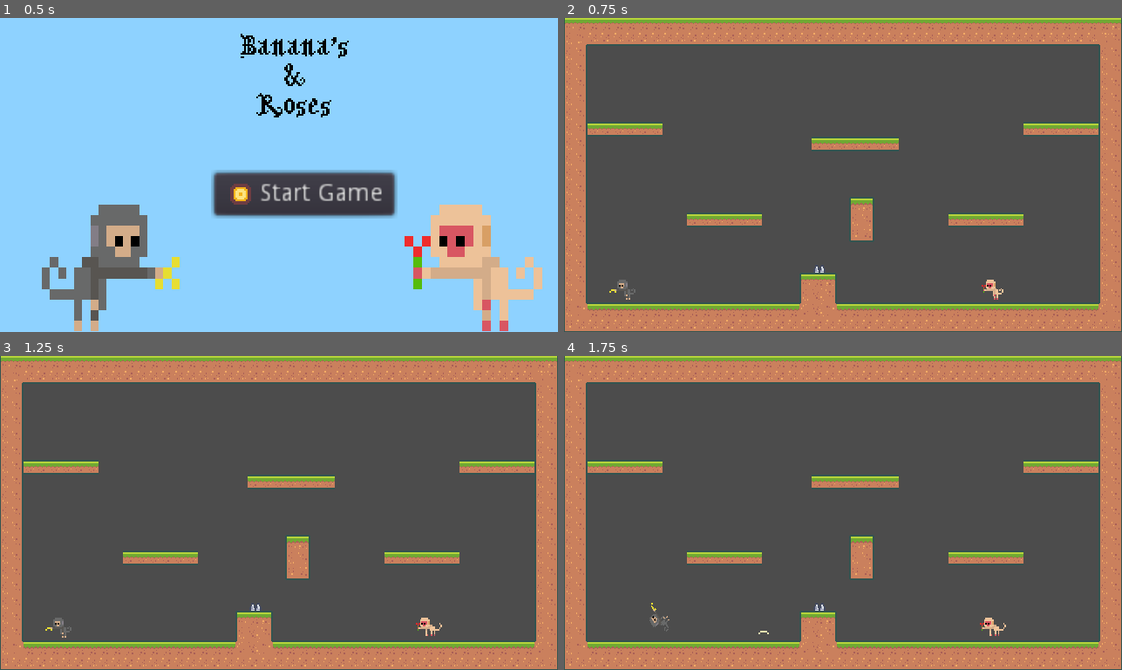
Above: before the commit, frames 1-4 (two rows, left to right).
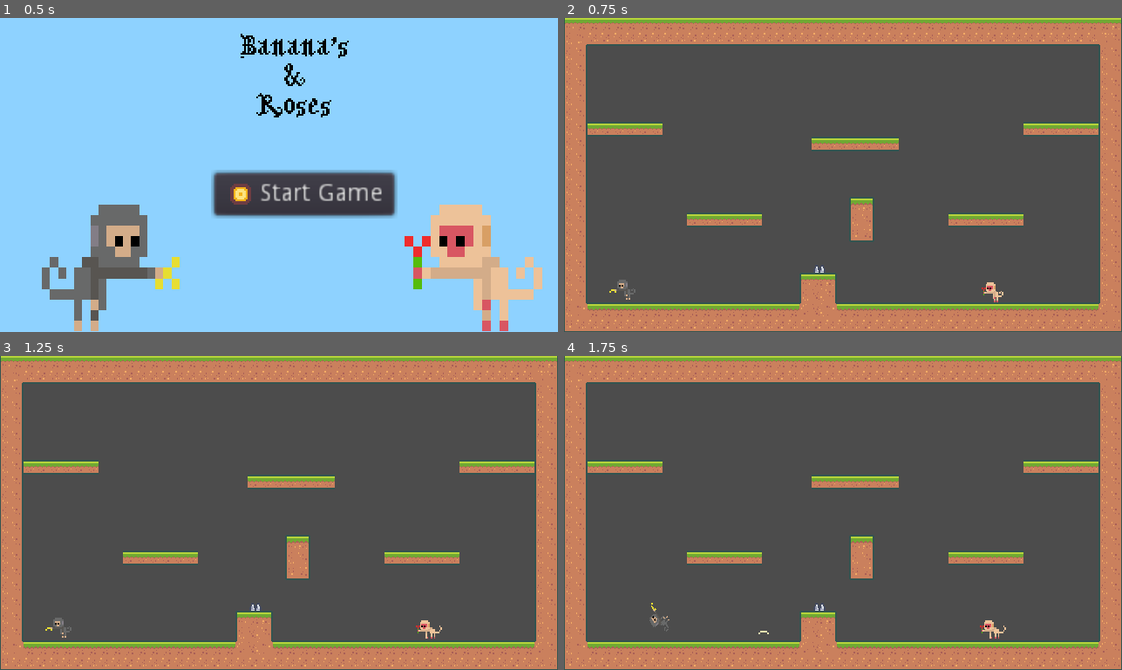
Above: after the commit, the same moments.

Repository: lWardenl/Godot-Platformer2D
Game: Godot game, scene res://Assets/Scenes/MainMenu.tscn
Two runs of this game, one before a commit and one after it. Both use one fixed random seed, a clock stepped at 60 frames per second and the inputs below.
Inputs:
- Up to frame 1 (0.5 s): no input
- Up to frame 2 (0.75 s): click "Start Game" at 0.5 s
- Up to frame 3 (1.25 s): no input
- Up to frame 4 (1.75 s): hold D (move_right) from 1.28 s (still down); tap G (shoot) at 1.35 s; tap F (jump) at 1.52 s

Frame 1 is identical in both runs. In frame 2, 0.1% of the frame differs, in the area x 74-79%, y 83-91%; in frame 3, 0.1%, in the area x 74-80%, y 83-90%; in frame 4, 0.1%.

Commit message:
Fixed WinUI location

Diff:
--- a/Assets/Scenes/Coin.tscn
+++ b/Assets/Scenes/Coin.tscn
@@ -89,4 +89,5 @@
 
 [node name="AnimatedSprite" type="AnimatedSprite" parent="."]
 frames = SubResource( 1 )
+frame = 1
 playing = true
--- a/Assets/Scenes/Player.tscn
+++ b/Assets/Scenes/Player.tscn
@@ -37,7 +37,7 @@
 radius = 7.51665
 
 [sub_resource type="RectangleShape2D" id=4]
-extents = Vector2( 5, 4.75 )
+extents = Vector2( 5, 5.5 )
 
 [node name="Player2" type="KinematicBody2D" groups=["player"]]
 scale = Vector2( 2, 2 )
--- a/Assets/Scenes/Player2.tscn
+++ b/Assets/Scenes/Player2.tscn
@@ -10,13 +10,13 @@
 [ext_resource path="res://Assets/Sprites/Players/Player 2/attack.png" type="Texture" id=8]
 [ext_resource path="res://Assets/Sprites/Players/Player 2/emty.png" type="Texture" id=9]
 
-[sub_resource type="RectangleShape2D" id=3]
-extents = Vector2( 4.25, 5 )
+[sub_resource type="CircleShape2D" id=3]
+radius = 8.90859
 
 [sub_resource type="SpriteFrames" id=2]
 animations = [ {
 "frames": [ ExtResource( 8 ), ExtResource( 9 ) ],
-"loop": true,
+"loop": false,
 "name": "Attack",
 "speed": 5.0
 }, {
@@ -36,8 +36,8 @@
 "speed": 11.0
 } ]
 
-[sub_resource type="CircleShape2D" id=4]
-radius = 7.51665
+[sub_resource type="RectangleShape2D" id=4]
+extents = Vector2( 5.0285, 5.679 )
 
 [node name="Player" type="KinematicBody2D" groups=["player"]]
 scale = Vector2( 2, 2 )
--- a/Assets/Scenes/Rose.tscn
+++ b/Assets/Scenes/Rose.tscn
@@ -6,7 +6,7 @@
 [sub_resource type="RectangleShape2D" id=1]
 extents = Vector2( 5, 4 )
 
-[node name="Node2D" type="Node2D"]
+[node name="Node2D2" type="Node2D"]
 script = ExtResource( 2 )
 
 [node name="Sprite" type="Sprite" parent="."]
--- a/Assets/Scenes/WinUI.tscn
+++ b/Assets/Scenes/WinUI.tscn
@@ -10,13 +10,17 @@
 modulate = Color( 1, 1, 1, 0.501961 )
 anchor_right = 1.0
 anchor_bottom = 1.0
+margin_left = -61.0
+margin_top = -181.0
+margin_right = -61.0
+margin_bottom = -181.0
 
 [node name="Text" type="RichTextLabel" parent="."]
 anchor_top = 0.5
 anchor_right = 1.0
 anchor_bottom = 0.5
-margin_top = -29.0
-margin_bottom = 29.0
+margin_top = -19.0
+margin_bottom = 39.0
 size_flags_horizontal = 3
 size_flags_vertical = 3
 size_flags_stretch_ratio = 10.46
--- a/Assets/Scripts/Player.gd
+++ b/Assets/Scripts/Player.gd
@@ -109,7 +109,7 @@
 	if (playerLives < 1):
 		var winScreen = winUI.instance()
 		get_tree().root.add_child(winScreen)
-		winScreen.get_node("Text").bbcode_text = "Player " + str(- playerIndex + 2) + " Wins!"
+		winScreen.get_node("Text").bbcode_text = "[center]Player " + str(- playerIndex + 2) + " Wins![/center]"
 		get_tree().paused = true
 		yield(get_tree().create_timer(1.0), "timeout")
 		get_tree().paused = false
Binary file added: Assets/Sprites/Cheese/cheese.png
Not shown, added: Assets/Sprites/Cheese/cheese.png.import
